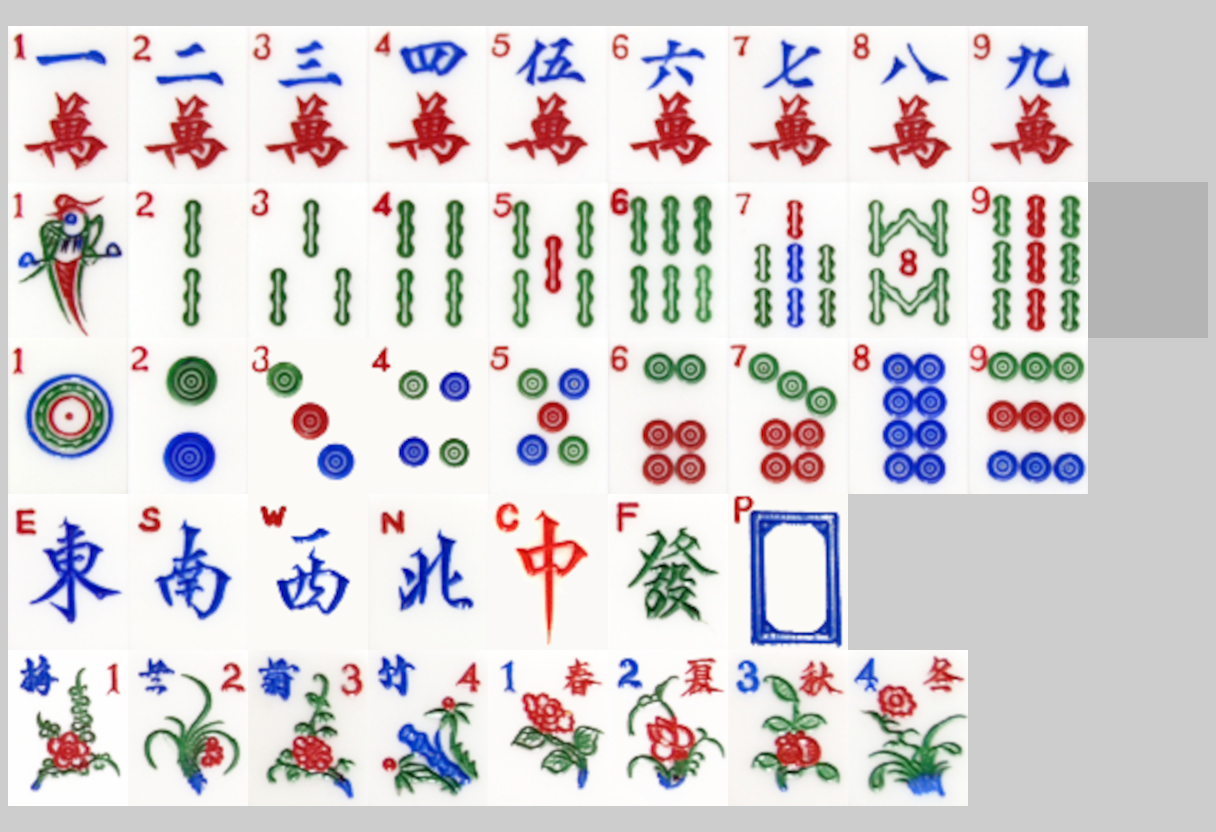
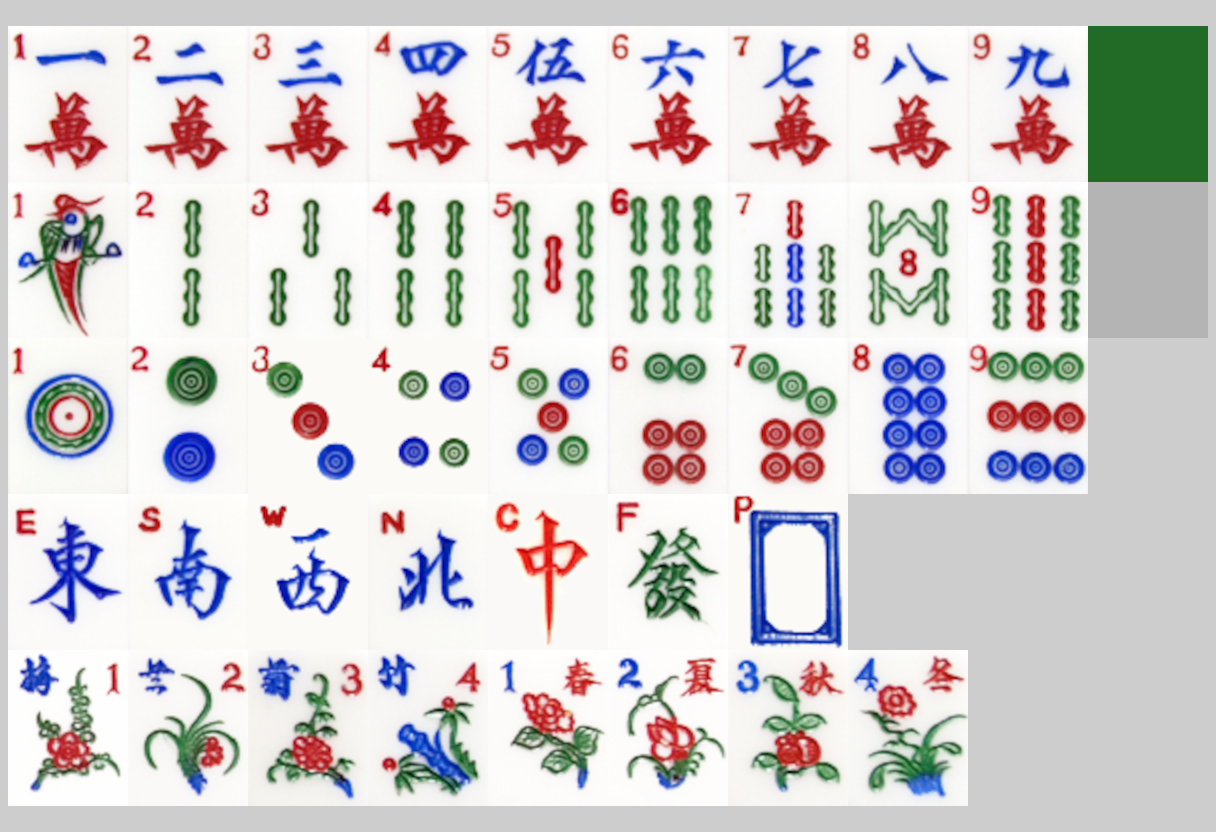
Two versions of the same layered image (1216×832). Layer-by-layer changes:
painted on "Layer" over [1088, 26, 1208, 182]
